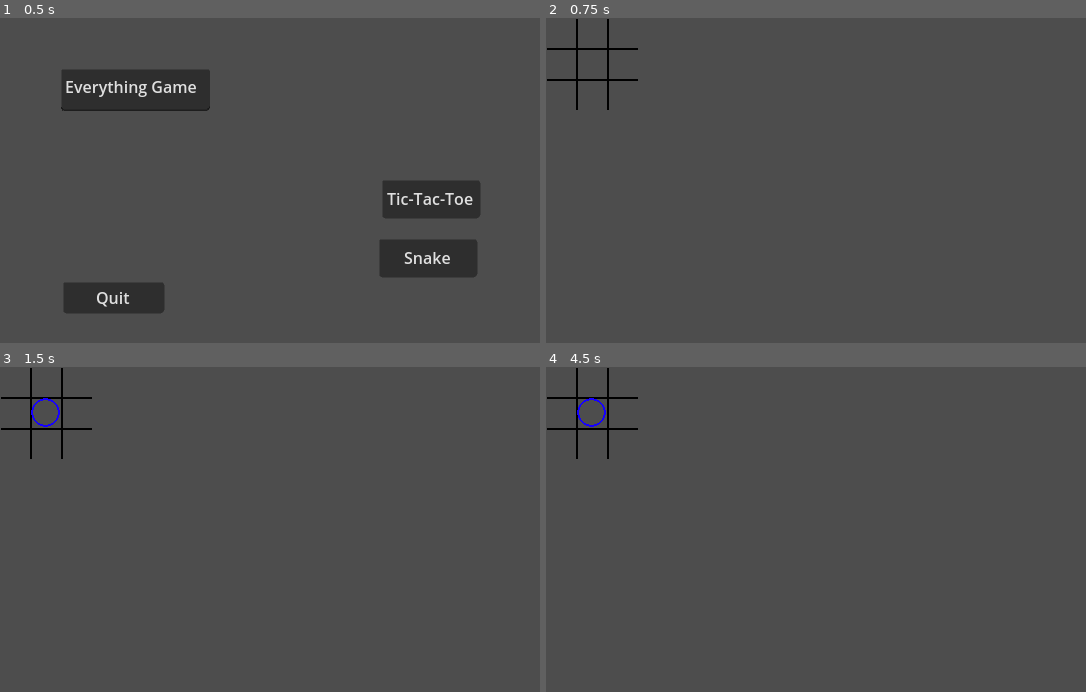
Above: before the commit, frames 1-4 (two rows, left to right).
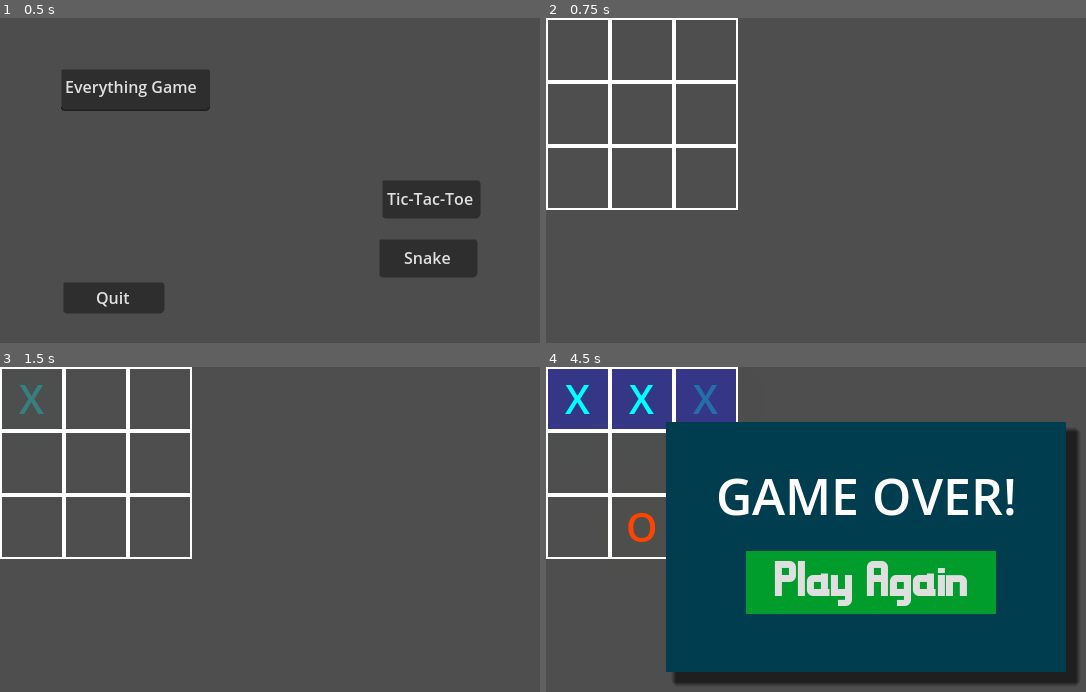
Above: after the commit, the same moments.

Repository: ZevZX/Everything-Game
Game: Godot game, scene res://game/main_menu/main_menu.tscn
Same seed, same stepped clock (60 frames per second), same inputs: the game is played once before the commit and once after it.
Inputs (mouse positions are in pixels of both pictures, inside the frame that each line leads up to):
- Up to frame 1 (0.5 s): no input
- Up to frame 2 (0.75 s): click "Tic-Tac-Toe" at 0.5 s
- Up to frame 3 (1.5 s): click (32, 399) at 1.27 s
- Up to frame 4 (4.5 s): click (578, 399) at 2 s, where only the run after the commit has a clickable "X"; click (643, 399) at 2.77 s; click (643, 399) at 3.5 s, where only the run after the commit has a clickable "X"; click (708, 399) at 4.27 s

Frame 1 is identical in both runs. In frame 2, 2.8% of the frame differs, in the area x 0-36%, y 0-60%; in frame 3, 3.0%; in frame 4, 69%, in the area x 0-99%, y 0-98%.

Commit message:
Tic-Tac-Toe Update

Diff:
--- a/game/snake/game_over_menu.tscn
+++ b/game/main_menu/game_over_menu.tscn
@@ -1,7 +1,7 @@
 [gd_scene load_steps=7 format=3 uid="uid://cad25ojl47q8"]
 
 [ext_resource type="FontFile" uid="uid://r5ttqaxnuvgk" path="res://fonts/MaldiniBold.ttf" id="1_4cjqx"]
-[ext_resource type="Script" path="res://game/snake/game_over_menu.gd" id="1_k7vgk"]
+[ext_resource type="Script" path="res://game/main_menu/game_over_menu.gd" id="1_k7vgk"]
 
 [sub_resource type="StyleBoxFlat" id="StyleBoxFlat_hy06m"]
 bg_color = Color(0, 0.239216, 0.305882, 1)
--- a/game/main_menu/main_menu.tscn
+++ b/game/main_menu/main_menu.tscn
@@ -1,6 +1,6 @@
 [gd_scene load_steps=4 format=3 uid="uid://dy0688vhr1ud6"]
 
-[ext_resource type="Script" path="res://game/main_menu/tic_tac_toe.gd" id="1_3sroh"]
+[ext_resource type="Script" path="res://game/main_menu/tic-tac-toe.gd" id="1_g276c"]
 [ext_resource type="Script" path="res://game/main_menu/snake.gd" id="2_3npo2"]
 [ext_resource type="Script" path="res://game/main_menu/quit_button.gd" id="2_cqha5"]
 
@@ -22,7 +22,7 @@
 offset_right = 480.0
 offset_bottom = 200.0
 text = "Tic-Tac-Toe"
-script = ExtResource("1_3sroh")
+script = ExtResource("1_g276c")
 metadata/_edit_use_anchors_ = true
 
 [node name="snake" type="Button" parent="CanvasLayer"]
--- /dev/null
+++ b/game/main_menu/tic-tac-toe.gd
@@ -0,0 +1,4 @@
+extends Button
+
+func _on_pressed():
+	get_tree().change_scene_to_file("res://game/tic_tac_toe/main.tscn")
--- a/game/main_menu/tic_tac_toe.gd
+++ /dev/null
@@ -1,4 +0,0 @@
-extends Button
-
-func _on_pressed():
-	get_tree().change_scene_to_file("res://game/tic_tac_toe/tic_tac_toe.tscn")
--- a/game/snake/main.gd
+++ b/game/snake/main.gd
@@ -91,7 +91,6 @@
 	game_started = true
 	$MoveTimer.start()
 
-
 func _on_move_timer_timeout():
 	#allow snake movement
 	can_move = true
--- a/game/snake/main.tscn
+++ b/game/snake/main.tscn
@@ -4,7 +4,7 @@
 [ext_resource type="PackedScene" uid="uid://beaa828xfn3nx" path="res://game/snake/snake_segment.tscn" id="2_4h8t2"]
 [ext_resource type="PackedScene" uid="uid://tmcq5gpw66gu" path="res://game/snake/hud.tscn" id="3_hc7a4"]
 [ext_resource type="Texture2D" uid="uid://dxyvfago0gd5f" path="res://game/snake/apple.png" id="4_lpqqk"]
-[ext_resource type="PackedScene" uid="uid://cad25ojl47q8" path="res://game/snake/game_over_menu.tscn" id="5_56s3e"]
+[ext_resource type="PackedScene" uid="uid://cad25ojl47q8" path="res://game/main_menu/game_over_menu.tscn" id="5_56s3e"]
 
 [node name="Main" type="Node"]
 script = ExtResource("1_p0k24")
--- a/game/tic_tac_toe/Board.tscn
+++ /dev/null
@@ -1,6 +0,0 @@
-[gd_scene load_steps=2 format=3 uid="uid://dbmp8prataopr"]
-
-[ext_resource type="Texture2D" uid="uid://pw3ji35hi71d" path="res://game/tic_tac_toe/board.png" id="1_0a3qi"]
-
-[node name="Board" type="Sprite2D"]
-texture = ExtResource("1_0a3qi")
--- a/game/tic_tac_toe/RestartButton.gd
+++ /dev/null
@@ -1,15 +0,0 @@
-extends Button
-
-signal restart
-# Called when the node enters the scene tree for the first time.
-func _ready():
-	pass # Replace with function body.
-
-
-# Called every frame. 'delta' is the elapsed time since the previous frame.
-func _process(delta):
-	pass
-
-
-func _on_pressed():
-	restart.emit()
--- /dev/null
+++ b/game/tic_tac_toe/cell.gd
@@ -0,0 +1,49 @@
+extends Button
+signal cell_updated(cell)
+
+var main : Control
+
+var cell_value : String = ""
+
+@onready var background = $Background
+@onready var border = $Border
+
+func _ready():
+	self_modulate.a = 0
+
+func draw_x():
+	var tween = get_tree().create_tween()
+	self_modulate = Color("#00ffff")
+	self_modulate.a = 0
+	text = "X"
+	cell_value = "X"
+	tween.tween_property(self, "self_modulate:a", 1, 0.5)
+
+func draw_o():
+	var tween = get_tree().create_tween()
+	self_modulate = Color("#ff4200")
+	self_modulate.a = 0
+	text = "O"
+	cell_value = "O"
+	tween.tween_property(self, "self_modulate:a", 1, 0.5)
+
+func draw_cell():
+	if main.is_game_end: return
+
+	if cell_value == "":
+		match main.turn:
+			0:
+				main.turn = 1
+				draw_x()
+			1:
+				main.turn = 0
+				draw_o()
+
+	mouse_default_cursor_shape = Control.CURSOR_ARROW
+	cell_updated.emit(self)
+
+func glow(color):
+	var tween = get_tree().create_tween()
+	background.modulate = color
+	background.modulate.a = 0
+	tween.tween_property(background, "modulate:a", 1, 0.5)
--- /dev/null
+++ b/game/tic_tac_toe/cell.tscn
@@ -0,0 +1,52 @@
+[gd_scene load_steps=5 format=3 uid="uid://bova5one0tgvu"]
+
+[ext_resource type="Script" path="res://game/tic_tac_toe/cell.gd" id="1_jw5s4"]
+
+[sub_resource type="StyleBoxEmpty" id="StyleBoxEmpty_6hhi4"]
+
+[sub_resource type="StyleBoxFlat" id="StyleBoxFlat_8dnjy"]
+bg_color = Color(1, 1, 1, 1)
+
+[sub_resource type="StyleBoxFlat" id="StyleBoxFlat_tmjv6"]
+bg_color = Color(0.6, 0.6, 0.6, 0)
+border_width_left = 2
+border_width_top = 2
+border_width_right = 2
+border_width_bottom = 2
+border_color = Color(1, 1, 1, 1)
+
+[node name="Cell" type="Button"]
+custom_minimum_size = Vector2(64, 64)
+offset_right = 8.0
+offset_bottom = 8.0
+mouse_default_cursor_shape = 2
+theme_override_colors/font_color = Color(1, 1, 1, 1)
+theme_override_font_sizes/font_size = 40
+theme_override_styles/focus = SubResource("StyleBoxEmpty_6hhi4")
+flat = true
+script = ExtResource("1_jw5s4")
+
+[node name="Background" type="Panel" parent="."]
+modulate = Color(1, 1, 1, 0)
+show_behind_parent = true
+layout_mode = 1
+anchors_preset = 15
+anchor_right = 1.0
+anchor_bottom = 1.0
+grow_horizontal = 2
+grow_vertical = 2
+mouse_filter = 1
+theme_override_styles/panel = SubResource("StyleBoxFlat_8dnjy")
+
+[node name="Border" type="Panel" parent="."]
+show_behind_parent = true
+layout_mode = 1
+anchors_preset = 15
+anchor_right = 1.0
+anchor_bottom = 1.0
+grow_horizontal = 2
+grow_vertical = 2
+mouse_filter = 1
+theme_override_styles/panel = SubResource("StyleBoxFlat_tmjv6")
+
+[connection signal="pressed" from="." to="." method="draw_cell"]
--- a/game/tic_tac_toe/game_over_menu.gd
+++ /dev/null
@@ -1,13 +0,0 @@
-extends CanvasLayer
-
-signal restart
-# Called when the node enters the scene tree for the first time.
-func _ready():
-	pass # Replace with function body.
-
-# Called every frame. 'delta' is the elapsed time since the previous frame.
-func _process(delta):
-	pass
-
-func _on_restart_button_pressed():
-	restart.emit()
--- a/game/tic_tac_toe/game_over_menu.tscn
+++ /dev/null
@@ -1,44 +0,0 @@
-[gd_scene load_steps=2 format=3 uid="uid://dpvyedjrewjky"]
-
-[ext_resource type="Script" path="res://game/tic_tac_toe/game_over_menu.gd" id="1_gqylv"]
-
-[node name="GameOverMenu" type="CanvasLayer"]
-script = ExtResource("1_gqylv")
-
-[node name="RestartButton" type="Button" parent="."]
-process_mode = 2
-anchors_preset = 8
-anchor_left = 0.5
-anchor_top = 0.5
-anchor_right = 0.5
-anchor_bottom = 0.5
-offset_left = -56.5
-offset_top = -22.5
-offset_right = 56.5
-offset_bottom = 22.5
-grow_horizontal = 2
-grow_vertical = 2
-text = "Play Again"
-
-[node name="Panel" type="Panel" parent="."]
-modulate = Color(0.623529, 0.815686, 1, 1)
-anchors_preset = 8
-anchor_left = 0.5
-anchor_top = 0.5
-anchor_right = 0.5
-anchor_bottom = 0.5
-offset_left = -120.0
-offset_top = -30.0
-offset_right = -89.0
-offset_bottom = 80.0
-grow_horizontal = 2
-grow_vertical = 2
-
-[node name="ResultLabel" type="Label" parent="."]
-offset_left = 254.0
-offset_top = 175.0
-offset_right = 362.0
-offset_bottom = 198.0
-text = "Player 1 Wins!"
-
-[connection signal="pressed" from="RestartButton" to="." method="_on_restart_button_pressed"]
--- /dev/null
+++ b/game/tic_tac_toe/main.gd
@@ -0,0 +1,82 @@
+extends Control
+
+const Cell = preload("res://game/tic_tac_toe/cell.tscn")
+
+@export_enum("Human", "AI") var play_with : String = "AI"
+
+var cells : Array = []
+var turn : int = 0
+
+var is_game_end : bool = false
+
+func _ready():
+	$GameOverMenu.hide()
+	for cell_count in range(9):
+		var cell = Cell.instantiate()
+		cell.main = self
+		$Cells.add_child(cell)
+		cells.append(cell)
+		cell.cell_updated.connect(_on_cell_updated)
+
+func _on_cell_updated(cell):
+	randomize()
+	var match_result = check_match()
+
+	print(match_result)
+
+	if match_result:
+		is_game_end = true
+		start_win_animation(match_result)
+
+	elif play_with == "AI" and turn == 1:
+		var ai_cell = cells[randi() % cells.size()]
+		if ai_cell.cell_value == "":
+			await get_tree().create_timer(0.5).timeout
+			ai_cell.draw_cell()
+		else:
+			_on_cell_updated(cell)
+
+func check_match():
+	for h in range(3):
+		if cells[0+3*h].cell_value == "X" and cells[1+3*h].cell_value == "X" and cells[2+3*h].cell_value == "X":
+			return ["X", 1+3*h, 2+3*h, 3+3*h]
+	for v in range(3):
+		if cells[0+v].cell_value == "X" and cells[3+v].cell_value == "X" and cells[6+v].cell_value == "X":
+			return ["X", 1+v, 4+v, 7+v]
+	if cells[0].cell_value == "X" and cells[4].cell_value == "X" and cells[8].cell_value == "X":
+		return ["X", 1, 5, 9]
+	elif cells[2].cell_value == "X" and cells[4].cell_value == "X" and cells[6].cell_value == "X":
+		return ["X", 3, 5, 7]
+
+	for h in range(3):
+		if cells[0+3*h].cell_value == "O" and cells[1+3*h].cell_value == "O" and cells[2+3*h].cell_value == "O":
+			return ["O", 1+3*h, 2+3*h, 3+3*h]
+	for v in range(3):
+		if cells[0+v].cell_value == "O" and cells[3+v].cell_value == "O" and cells[6+v].cell_value == "O":
+			return ["O", 1+v, 4+v, 7+v]
+	if cells[0].cell_value == "O" and cells[4].cell_value == "O" and cells[8].cell_value == "O":
+		return ["O", 1, 5, 9]
+	elif cells[2].cell_value == "O" and cells[4].cell_value == "O" and cells[6].cell_value == "O":
+		return ["O", 3, 5, 7]
+
+	var full = true
+	for cell in cells:
+		if cell.cell_value == "":
+			full = false
+
+	if full: return["Draw", 0, 0, 0]
+
+func start_win_animation(match_result: Array):
+	var color: Color
+
+	if match_result[0] == "X":
+		color = Color.BLUE
+	elif match_result[0] == "O":
+		color = Color.RED
+
+	for c in range(3):
+		cells[match_result[c+1]-1].glow(color)
+	$GameOverMenu.show()
+
+func _on_game_over_menu_restart():
+	get_tree().reload_current_scene()
--- /dev/null
+++ b/game/tic_tac_toe/main.tscn
@@ -0,0 +1,39 @@
+[gd_scene load_steps=4 format=3 uid="uid://cgtbpgksycu1a"]
+
+[ext_resource type="Script" path="res://game/tic_tac_toe/main.gd" id="1_mtggf"]
+[ext_resource type="PackedScene" uid="uid://cad25ojl47q8" path="res://game/main_menu/game_over_menu.tscn" id="2_yj2x5"]
+
+[sub_resource type="Environment" id="Environment_4d651"]
+background_mode = 3
+glow_enabled = true
+glow_levels/1 = 3.5
+glow_levels/2 = 3.5
+glow_levels/4 = 1.0
+glow_levels/6 = 1.0
+glow_levels/7 = 1.0
+glow_bloom = 0.05
+glow_blend_mode = 1
+
+[node name="Main" type="Control"]
+layout_mode = 3
+anchors_preset = 15
+anchor_right = 1.0
+anchor_bottom = 1.0
+grow_horizontal = 2
+grow_vertical = 2
+script = ExtResource("1_mtggf")
+
+[node name="Cells" type="GridContainer" parent="."]
+layout_mode = 0
+offset_right = 40.0
+offset_bottom = 40.0
+theme_override_constants/h_separation = 0
+theme_override_constants/v_separation = 0
+columns = 3
+
+[node name="WorldEnvironment" type="WorldEnvironment" parent="."]
+environment = SubResource("Environment_4d651")
+
+[node name="GameOverMenu" parent="." instance=ExtResource("2_yj2x5")]
+
+[connection signal="restart" from="GameOverMenu" to="." method="_on_game_over_menu_restart"]
--- a/game/tic_tac_toe/o.tscn
+++ /dev/null
@@ -1,6 +0,0 @@
-[gd_scene load_steps=2 format=3 uid="uid://dpwqjmkrrv8g4"]
-
-[ext_resource type="Texture2D" uid="uid://ya1a7fyfa2sp" path="res://game/tic_tac_toe/o.png" id="1_de6ss"]
-
-[node name="o" type="Sprite2D" groups=["o"]]
-texture = ExtResource("1_de6ss")
--- a/game/tic_tac_toe/tic_tac_toe.gd
+++ /dev/null
@@ -1,103 +0,0 @@
-extends Node
-
-@export var o_scene : PackedScene
-@export var x_scene : PackedScene
-
-var player : int
-var moves : int
-var winner : int
-var grid_data : Array
-var grid_pos : Vector2i
-var board_size : int
-var cell_size : int
-var row_sum : int
-var col_sum : int
-var diagonal1_sum : int
-var diagonal2_sum : int
-
-# Called when the node enters the scene tree for the first time.
-func _ready():
-	board_size = $Board.texture.get_width()
-	# divide board size by 3 to get the size of individual cell
-	cell_size = board_size / 3
-	new_game()
-
-# Called every frame. 'delta' is the elapsed time since the previous frame.
-func _process(delta):
-	pass
-
-func _input(event):
-	if event is InputEventMouseButton:
-		if event.button_index == MOUSE_BUTTON_LEFT and event.pressed:
-			#check if mouse is on the game board
-			if event.position.x < board_size:
-				#convert mouse position into grid location
-				grid_pos = Vector2i(event.position / cell_size)
-				if grid_data[grid_pos.y][grid_pos.x] == 0:
-					moves += 1
-					grid_data[grid_pos.y][grid_pos.x] = player
-					#place that player's marker
-					create_marker(player, grid_pos * cell_size + Vector2i(cell_size / 2, cell_size / 2))
-					if check_win() != 0:
-						get_tree().paused = true
-						$GameOverMenu.show()
-						if winner == 1:
-							$GameOverMenu.get_node("ResultLabel").text = "Player 1 Wins!"
-						elif winner == -1:
-							$GameOverMenu.get_node("ResultLabel").text = "Player 2 Wins!"
-					#check if the board has been filled
-					elif moves == 9:
-						get_tree().paused = true
-						$GameOverMenu.show()
-						$GameOverMenu.get_node("ResultLabel").text = "It's a Tie!"
-					player *= -1
-					print(grid_data)
-
-func new_game():
-	player = 1
-	moves = 0
-	winner = 0
-	grid_data = [
-		[0, 0, 0],
-		[0, 0, 0],
-		[0, 0, 0]
-		]
-	row_sum = 0
-	col_sum = 0
-	diagonal1_sum = 0
-	diagonal2_sum = 0
-	#clear existing markers
-	get_tree().call_group("o", "queue_free")
-	get_tree().call_group("x", "queue_free")
-	$GameOverMenu.hide()
-	get_tree().paused = false
-
-func create_marker(player, position, temp=false):
-	#create a marker node and add it as a child
-	if player == 1:
-		var o = o_scene.instantiate()
-		o.position = position
-		add_child(o)
-	else:
-		var x = x_scene.instantiate()
-		x.position = position
-		add_child(x)
-
-func check_win():
-	#add up the markers in each ros, column and diagonal
-	for i in len(grid_data):
-		row_sum = grid_data[i][0] + grid_data[i][1] + grid_data[i][2]
-		col_sum = grid_data[0][i] + grid_data[1][i] + grid_data[2][i]
-		diagonal1_sum = grid_data[0][0] + grid_data[1][1] + grid_data[2][2]
-		diagonal2_sum = grid_data[0][2] + grid_data[1][1] + grid_data[2][0]
-
-		#check if either player has all of the markers in one line
-		if row_sum == 3 or col_sum == 3 or diagonal1_sum == 3 or diagonal2_sum == 3:
-			winner = 1
-		elif row_sum == -3 or col_sum == -3 or diagonal1_sum == -3 or diagonal2_sum == -3:
-			winner = -1
-	return winner
-
-
-func _on_game_over_menu_restart():
-	new_game()
--- a/game/tic_tac_toe/tic_tac_toe.tscn
+++ /dev/null
@@ -1,21 +0,0 @@
-[gd_scene load_steps=6 format=3 uid="uid://cpcrfho03lnro"]
-
-[ext_resource type="Script" path="res://game/tic_tac_toe/tic_tac_toe.gd" id="1_84bu2"]
-[ext_resource type="PackedScene" uid="uid://dbmp8prataopr" path="res://game/tic_tac_toe/Board.tscn" id="1_sp424"]
-[ext_resource type="PackedScene" uid="uid://dpwqjmkrrv8g4" path="res://game/tic_tac_toe/o.tscn" id="2_m067b"]
-[ext_resource type="PackedScene" uid="uid://dpvyedjrewjky" path="res://game/tic_tac_toe/game_over_menu.tscn" id="3_5tlsh"]
-[ext_resource type="PackedScene" uid="uid://clmxpqgwpreo7" path="res://game/tic_tac_toe/x.tscn" id="3_nyeps"]
-
-[node name="Tic-Tac-Toe" type="Node"]
-script = ExtResource("1_84bu2")
-o_scene = ExtResource("2_m067b")
-x_scene = ExtResource("3_nyeps")
-
-[node name="Board" parent="." instance=ExtResource("1_sp424")]
-position = Vector2(46, 46)
-
-[node name="GameOverMenu" parent="." instance=ExtResource("3_5tlsh")]
-process_mode = 2
-visible = false
-
-[connection signal="restart" from="GameOverMenu" to="." method="_on_game_over_menu_restart"]
--- a/game/tic_tac_toe/x.tscn
+++ /dev/null
@@ -1,6 +0,0 @@
-[gd_scene load_steps=2 format=3 uid="uid://clmxpqgwpreo7"]
-
-[ext_resource type="Texture2D" uid="uid://wjcggquwbmg1" path="res://game/tic_tac_toe/x.png" id="1_pvrpa"]
-
-[node name="x" type="Sprite2D" groups=["x"]]
-texture = ExtResource("1_pvrpa")
Renamed: game/snake/game_over_menu.gd -> game/main_menu/game_over_menu.gd
Binary file removed: game/tic_tac_toe/board.png
Not shown, removed: game/tic_tac_toe/board.png.import
Binary file removed: game/tic_tac_toe/o.png
Not shown, removed: game/tic_tac_toe/o.png.import
Binary file removed: game/tic_tac_toe/x.png
Not shown, removed: game/tic_tac_toe/x.png.import
Not shown, removed: game/tic_tac_toe/tic3EA4.tmp
Not shown, removed: game/tic_tac_toe/tic6FE5.tmp
Not shown, removed: game/tic_tac_toe/tic9762.tmp
Not shown, removed: game/tic_tac_toe/ticED78.tmp
